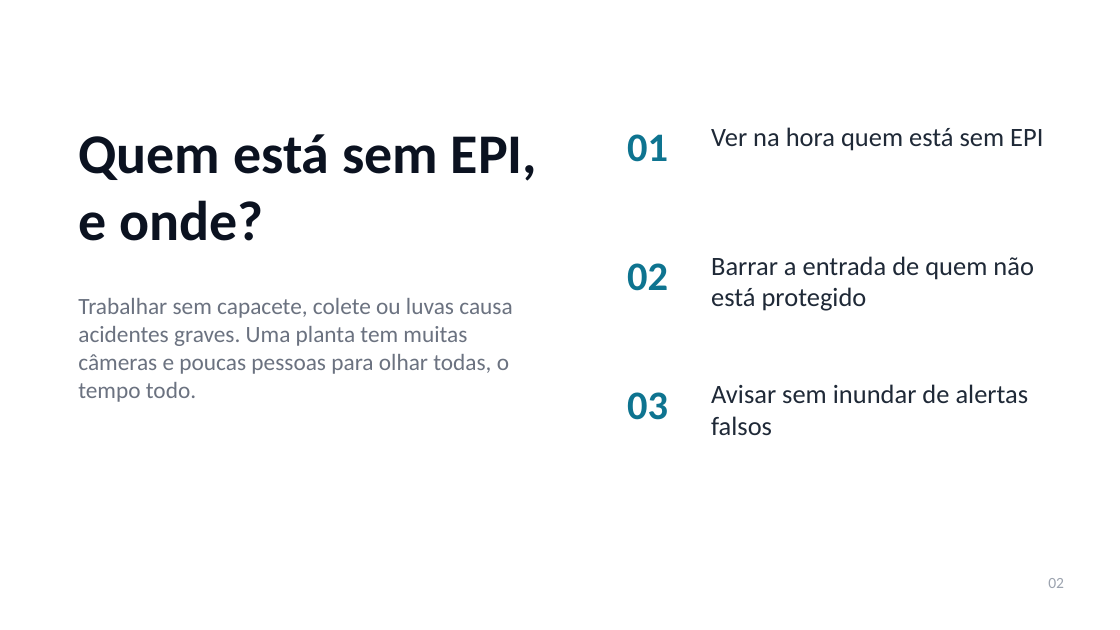
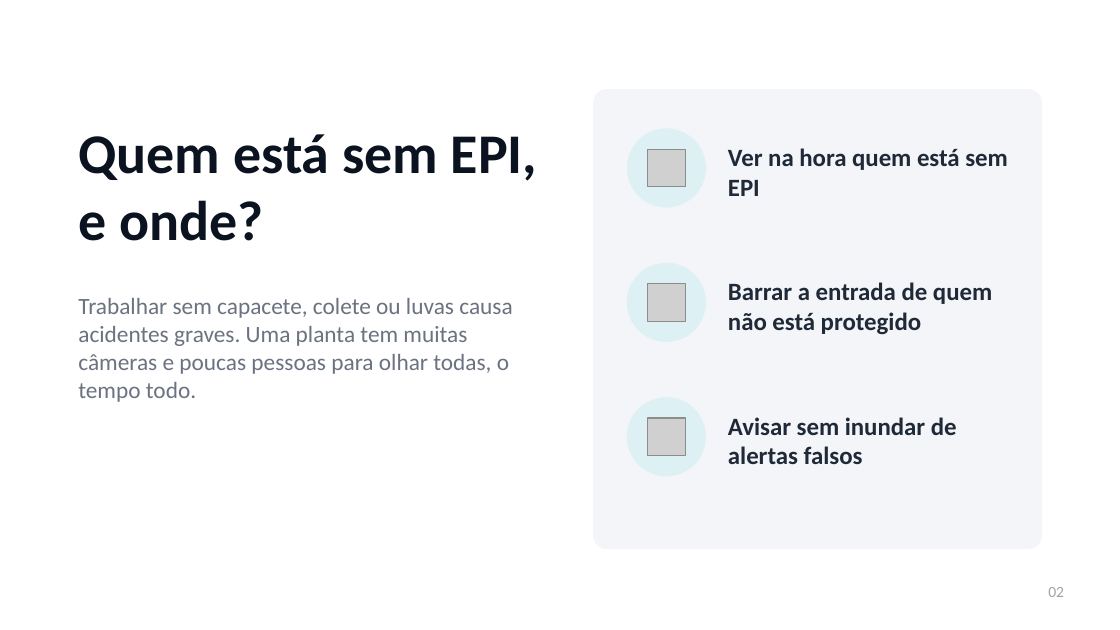
Before and after one commit to bolla-X/Challenge_5550, a slide deck: slide 2 of docs/pitch/VisionEPI-pitch-v2.pptx. Drawn at 1120x630 pixels with LibreOffice and Linux fonts; fonts in the diff are those of the drawing; grey boxes stand for pictures. Boxes give left, top, right and bottom in pixels: in the first picture for what was removed or moved away, otherwise in the second. Text is boxed around its words. In the diff, an @@ line names an element or a change of style, - is before the commit and + after.

```diff
--- a/docs/pitch/VisionEPI-pitch-v2.pptx
+++ b/docs/pitch/VisionEPI-pitch-v2.pptx
@@ rounded rectangle added at (x1=594, y1=90, x2=1042, y2=549), fill #F3F5F8, outline #F3F5F8 0.5 pt @@
@@ text removed at (x1=627, y1=134, x2=668, y2=162) @@
-01
@@ ellipse added at (x1=627, y1=129, x2=706, y2=207), fill #DDF1F5, outline #DDF1F5 0.5 pt @@
@@ picture added at (x1=647, y1=149, x2=685, y2=187) @@
@@ text "Ver na hora quem está ..." moved from (x1=711, y1=127, x2=1043, y2=151) to (x1=728, y1=148, x2=1008, y2=196) @@
@@ text removed at (x1=627, y1=263, x2=668, y2=291) @@
-02
@@ ellipse added at (x1=627, y1=263, x2=706, y2=342), fill #DDF1F5, outline #DDF1F5 0.5 pt @@
@@ text "Barrar a entrada de quem ..." moved from (x1=711, y1=256, x2=1034, y2=311) to (x1=728, y1=282, x2=992, y2=335) @@
@@ picture added at (x1=647, y1=283, x2=685, y2=321) @@
@@ text removed at (x1=627, y1=392, x2=668, y2=420) @@
-03
@@ ellipse added at (x1=627, y1=398, x2=706, y2=476), fill #DDF1F5, outline #DDF1F5 0.5 pt @@
@@ picture added at (x1=647, y1=418, x2=685, y2=456) @@
@@ size 17 to 16 pt, bold on; vertical alignment top to middle in 3 elements at (x1=728, y1=148, x2=1008, y2=196), (x1=728, y1=282, x2=992, y2=335), (x1=728, y1=417, x2=957, y2=464) @@
@@ text "Avisar sem inundar de alertas ..." moved from (x1=711, y1=384, x2=1029, y2=435) to (x1=728, y1=417, x2=957, y2=464) @@
@@ text "02" moved from (x1=1048, y1=578, x2=1064, y2=588) to (x1=1048, y1=587, x2=1064, y2=597) @@
```
Also in this commit, not shown: 8 other slides changed, 1 other file.
